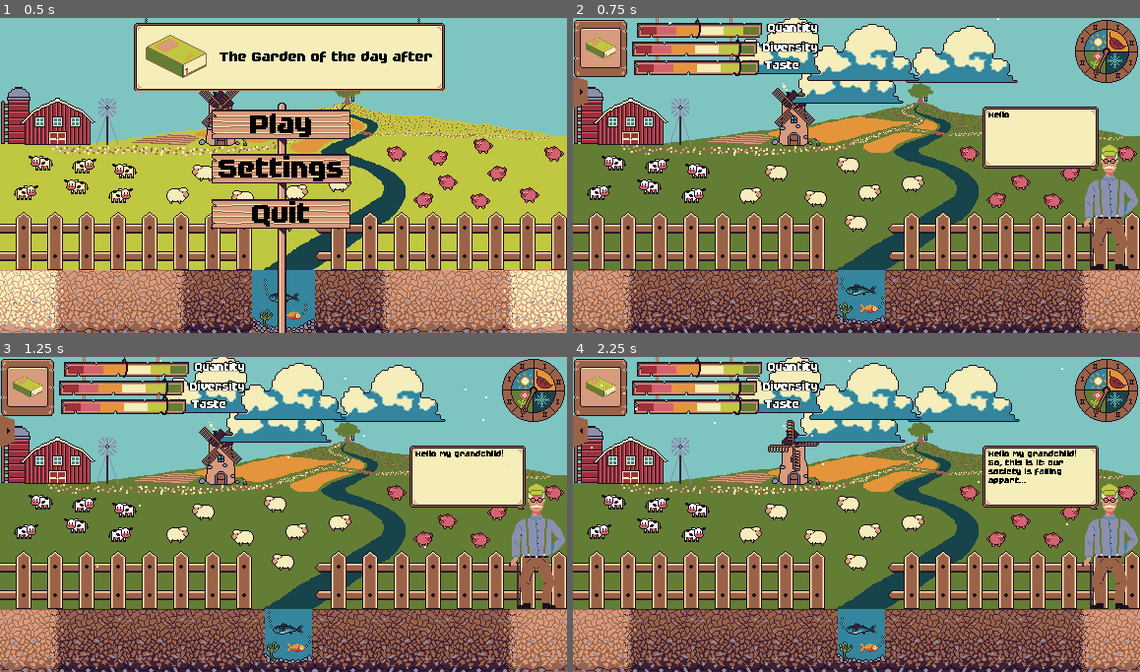
Above: before the commit, frames 1-4 (two rows, left to right).
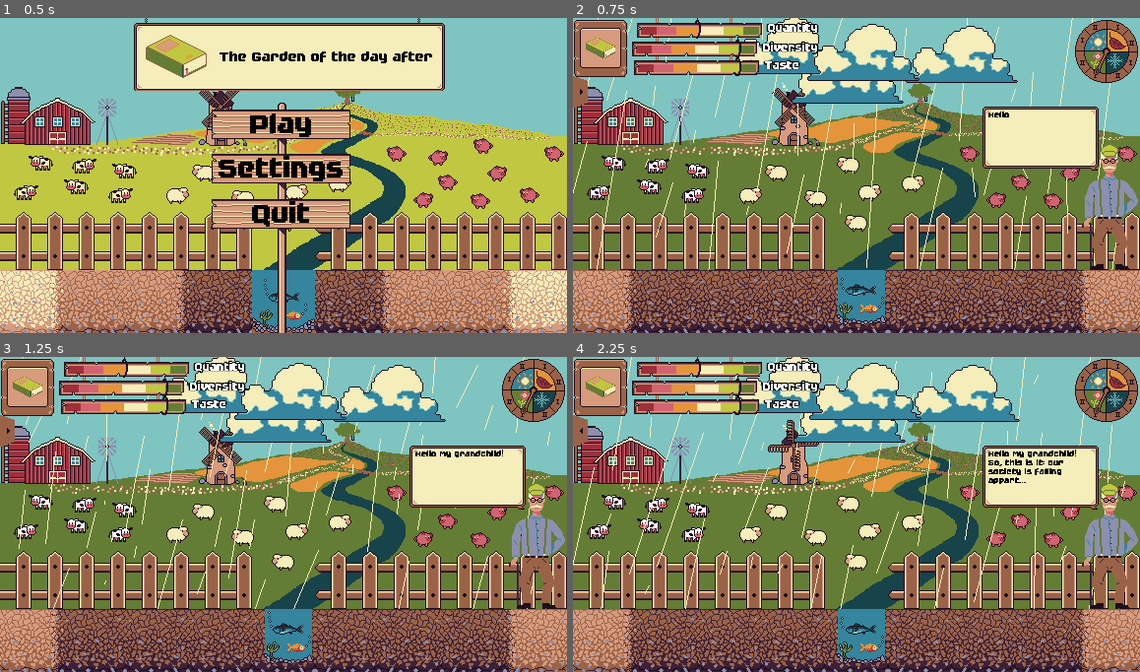
Above: after the commit, the same moments.

Repository: JustAlternate/Regenerative_Game_Jam
Game: Godot game, scene res://Scenes/menu.tscn
Same seed, same stepped clock (60 frames per second), same inputs: the game is played once before the commit and once after it.
Inputs (mouse positions are in pixels of both pictures, inside the frame that each line leads up to):
- Up to frame 1 (0.5 s): no input
- Up to frame 2 (0.75 s): click "Play" at 0.5 s
- Up to frame 3 (1.25 s): no input
- Up to frame 4 (2.25 s): click (590, 429) at 1.25 s; click (1037, 479) at 2.02 s

Frame 1 is identical in both runs. In frame 2, 1.1% of the frame differs, in the area x 0-96%, y 0-80%; in frame 3, 1.0%; in frame 4, 1.2%, in the area x 0-98%, y 0-80%.

Commit message:
Nouvelle Pluie!!

Diff:
--- a/Scenes/home.tscn
+++ b/Scenes/home.tscn
@@ -1,18 +1,19 @@
-[gd_scene load_steps=41 format=3 uid="uid://cux0ivx6exq1b"]
+[gd_scene load_steps=47 format=3 uid="uid://cux0ivx6exq1b"]
 
 [ext_resource type="PackedScene" uid="uid://dftuedx82aneu" path="res://Scenes/encyclopedia.tscn" id="1_1gyia"]
 [ext_resource type="Script" path="res://Scripts/Game.gd" id="1_mivhc"]
 [ext_resource type="PackedScene" uid="uid://du2q4bvo17ea" path="res://Scenes/dialogue_grand_pere.tscn" id="2_005re"]
-[ext_resource type="Texture2D" uid="uid://chtvt0u57khvi" path="res://Assets/Plant/sprite-case-eau-centre-animé.png" id="2_bqiwa"]
-[ext_resource type="Texture2D" uid="uid://c3wmlok5t45pt" path="res://Assets/Plant/case-eau-centre-transparent.png" id="2_yhosm"]
-[ext_resource type="Texture2D" uid="uid://jsfmo5pgjamc" path="res://Assets/Plant/background-animé.png" id="4_7lsg4"]
+[ext_resource type="Texture2D" uid="uid://tmipe0ex6lx7" path="res://Assets/Plant/sprite-case-eau-centre-animé.png" id="2_bqiwa"]
+[ext_resource type="Texture2D" uid="uid://dp35kjrksxd5u" path="res://Assets/Plant/case-eau-centre-transparent.png" id="2_yhosm"]
+[ext_resource type="Texture2D" uid="uid://81673o2l86g3" path="res://Assets/Plant/background-animé.png" id="4_7lsg4"]
 [ext_resource type="PackedScene" uid="uid://cpc1baduxkefv" path="res://Scenes/seed_drawer.tscn" id="4_fw8ti"]
 [ext_resource type="PackedScene" uid="uid://slb4mijat6jh" path="res://Scenes/clock.tscn" id="5_gjtvy"]
 [ext_resource type="PackedScene" uid="uid://c751d7ivsjn33" path="res://Scenes/meteo.tscn" id="6_2mes2"]
 [ext_resource type="PackedScene" uid="uid://c5fwrbut46wua" path="res://Scenes/plante.tscn" id="6_5hxrd"]
-[ext_resource type="Texture2D" uid="uid://cm5b0440ki4dm" path="res://Assets/sprites/dirt-moist.png" id="8_dmgkt"]
-[ext_resource type="PackedScene" path="res://Scenes/objectives_v_2.tscn" id="8_p0yy8"]
-[ext_resource type="Texture2D" uid="uid://bfan0jrfsep6l" path="res://Assets/sprites/dirt-soaked.png" id="9_2h3e1"]
+[ext_resource type="Texture2D" uid="uid://bdnm6q44m5amg" path="res://Assets/sprites/rain.png" id="7_ng7x1"]
+[ext_resource type="Texture2D" uid="uid://bsk2yn4bty732" path="res://Assets/sprites/dirt-moist.png" id="8_dmgkt"]
+[ext_resource type="PackedScene" uid="uid://cd4110b2l4fjg" path="res://Scenes/objectives_v_2.tscn" id="8_p0yy8"]
+[ext_resource type="Texture2D" uid="uid://6vc4iqfxlbb8" path="res://Assets/sprites/dirt-soaked.png" id="9_2h3e1"]
 
 [sub_resource type="AtlasTexture" id="AtlasTexture_e2ibs"]
 atlas = ExtResource("2_yhosm")
@@ -234,6 +235,42 @@
 }],
 "loop": true,
 "name": &"soaked",
+"speed": 5.0
+}]
+
+[sub_resource type="AtlasTexture" id="AtlasTexture_ltjji"]
+atlas = ExtResource("7_ng7x1")
+region = Rect2(0, 0, 576, 256)
+
+[sub_resource type="AtlasTexture" id="AtlasTexture_i1kfo"]
+atlas = ExtResource("7_ng7x1")
+region = Rect2(0, 256, 576, 256)
+
+[sub_resource type="AtlasTexture" id="AtlasTexture_m50nk"]
+atlas = ExtResource("7_ng7x1")
+region = Rect2(0, 512, 576, 256)
+
+[sub_resource type="AtlasTexture" id="AtlasTexture_oplyd"]
+atlas = ExtResource("7_ng7x1")
+region = Rect2(0, 768, 576, 256)
+
+[sub_resource type="SpriteFrames" id="SpriteFrames_xnh44"]
+animations = [{
+"frames": [{
+"duration": 1.0,
+"texture": SubResource("AtlasTexture_ltjji")
+}, {
+"duration": 1.0,
+"texture": SubResource("AtlasTexture_i1kfo")
+}, {
+"duration": 1.0,
+"texture": SubResource("AtlasTexture_m50nk")
+}, {
+"duration": 1.0,
+"texture": SubResource("AtlasTexture_oplyd")
+}],
+"loop": true,
+"name": &"default",
 "speed": 5.0
 }]
 
@@ -262,6 +299,12 @@
 position = Vector2(288, 288)
 sprite_frames = SubResource("SpriteFrames_hjora")
 animation = &"normal"
+
+[node name="Rain" type="AnimatedSprite2D" parent="Game/background"]
+visibility_layer = 0
+position = Vector2(288, 128)
+sprite_frames = SubResource("SpriteFrames_xnh44")
+speed_scale = 2.0
 
 [node name="Meteo" parent="Game" instance=ExtResource("6_2mes2")]
 
--- a/Scripts/Game.gd
+++ b/Scripts/Game.gd
@@ -70,11 +70,13 @@
 
 	if random_event == "pluie":
 		$Meteo.go_meteo(3,5)
-		$Meteo/Rain.visible = true
+		$background/Rain.set_visibility_layer_bit(1,1)
+		$background/Rain.play("default")
 		$Meteo.rain_fade_in()
 		$Meteo/Sun/DirectionalLight2D.energy = 0.5
 	else:
-		$Meteo/Rain.visible = false
+		$background/Rain.set_visibility_layer_bit(1,0)
+		$background/Rain.stop()
 		$Meteo.rain_fade_out()
 
 	if random_event=="soleil":
Binary file added: Assets/sprites/rain.png
